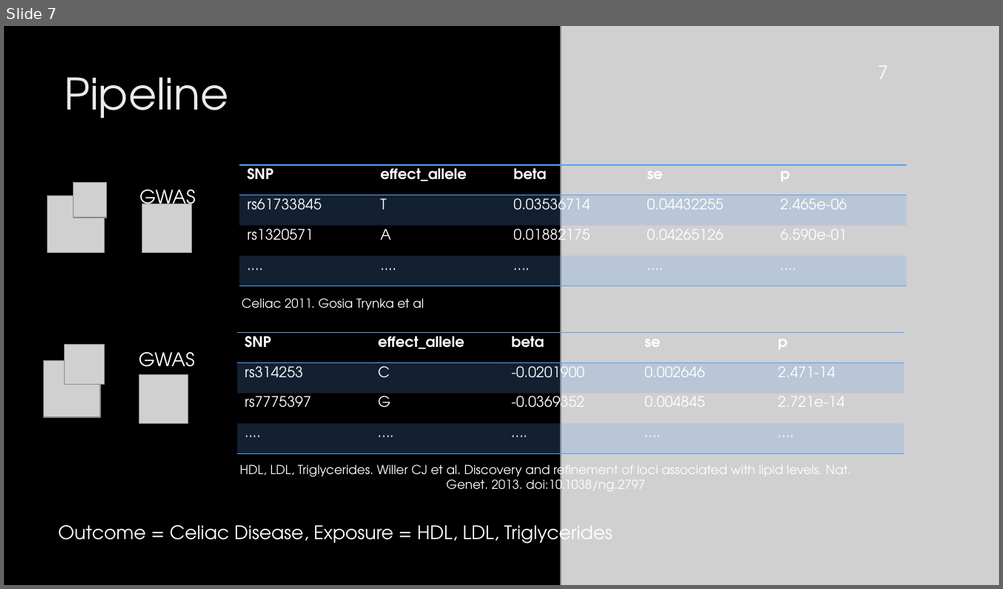
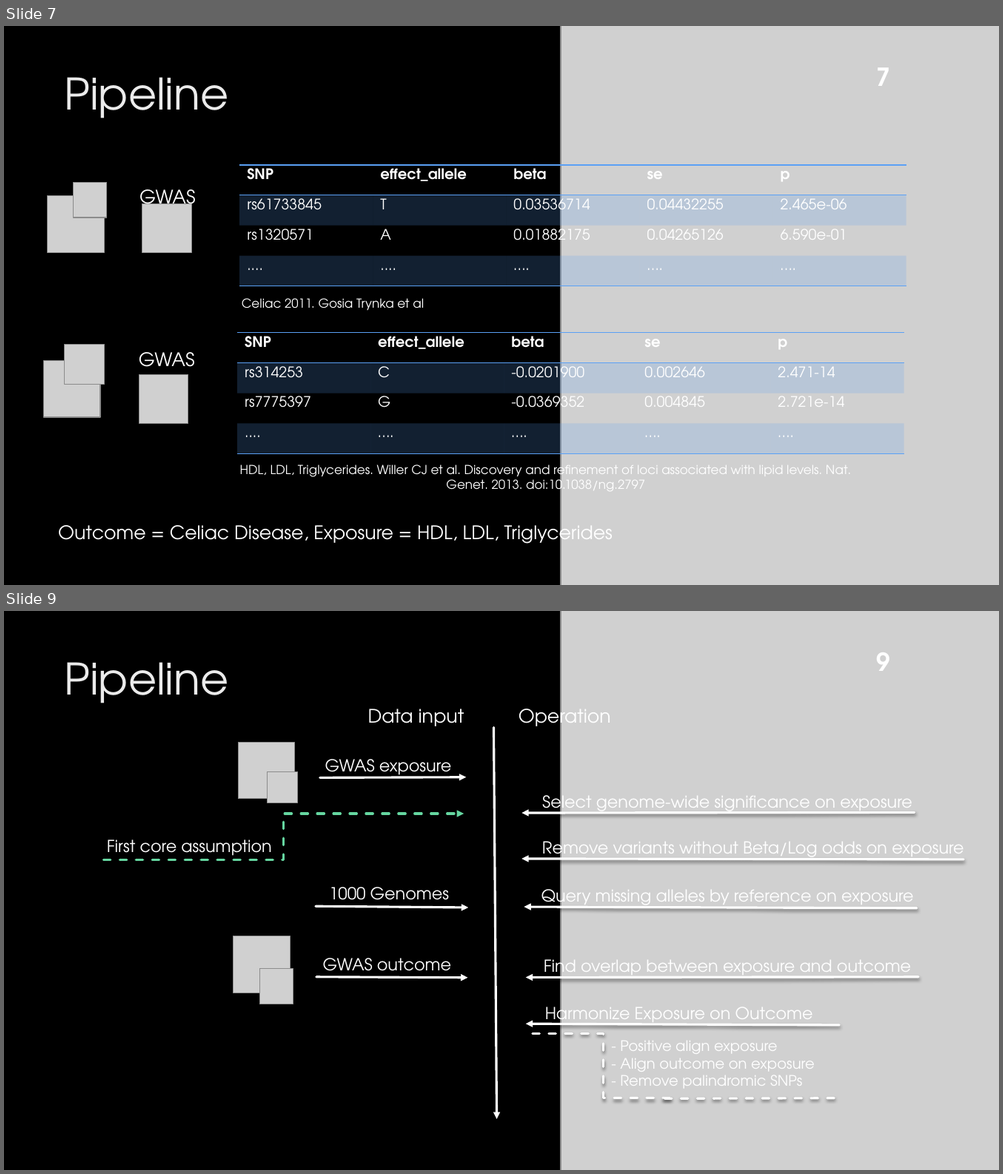
Before and after one commit to matthijsknigge/mendelianrandomization, a slide deck: internship/CeliacDiseaseTriggers.pptx. Shown one above the other, each under a label of ours: slide 7 before the commit, slides 7 and 9 after it; the slides between them are not shown. The pictures are 1003x589 and 1003x1174 pixels, drawn with LibreOffice and Linux fonts; fonts in the diff are those of the drawing; grey boxes stand for pictures; background and template pictures are left out. Boxes give left, top, right and bottom in pixels: in the first picture for what was removed or moved away, otherwise in the second. Text is boxed around its words. In the diff, an @@ line names an element or a change of style, - is before the commit and + after.

```diff
--- a/internship/CeliacDiseaseTriggers.pptx
+++ b/internship/CeliacDiseaseTriggers.pptx
@@ slide 9 added at (x1=4, y1=611, x2=999, y2=1170), background picture (left out); not listed: 1 template element that a slide beside it also shows @@
@@ picture added at (x1=560, y1=611, x2=999, y2=1170) @@
@@ text added at (x1=876, y1=652, x2=890, y2=671), 24 pt, text #FFFFFF, bold @@
+9
@@ title added at (x1=64, y1=662, x2=229, y2=703), 42 pt, text #EBEBEB @@
+Pipeline
@@ text added at (x1=368, y1=709, x2=464, y2=726), 18 pt, text #FFFFFF @@
+Data input
@@ text added at (x1=518, y1=703, x2=611, y2=732), 18 pt, text #FFFFFF @@
+Operation
@@ picture added at (x1=239, y1=742, x2=295, y2=799) @@
@@ arrow added from (493, 727) to (496, 1120), #FFFFFF 2.25 pt @@
@@ text added at (x1=325, y1=759, x2=451, y2=779), 16 pt, text #FFFFFF @@
+GWAS exposure
@@ picture added at (x1=267, y1=772, x2=298, y2=803) @@
@@ arrow added from (319, 778) to (466, 777), #FFFFFF 2.25 pt @@
@@ text added at (x1=542, y1=790, x2=911, y2=815), 16 pt, text #FFFFFF @@
+Select genome-wide significance on exposure
@@ elbow arrow added from (103, 860) to (464, 814), #65D6A0 2.25 pt dashed @@
@@ arrow added from (914, 812) to (522, 813), #FFFFFF 2.25 pt @@
@@ text added at (x1=107, y1=840, x2=271, y2=860), 16 pt, text #FFFFFF @@
+First core assumption
@@ text added at (x1=542, y1=836, x2=963, y2=861), 16 pt, text #FFFFFF @@
+Remove variants without Beta/Log odds on exposure
@@ arrow added from (964, 860) to (522, 859), #FFFFFF 2.25 pt @@
@@ text added at (x1=329, y1=887, x2=449, y2=907), 16 pt, text #FFFFFF @@
+1000 Genomes
@@ text added at (x1=541, y1=884, x2=913, y2=909), 16 pt, text #FFFFFF @@
+Query missing alleles by reference on exposure
@@ arrow added from (316, 906) to (468, 908), #FFFFFF 2.25 pt @@
@@ arrow added from (916, 908) to (524, 907), #FFFFFF 2.25 pt @@
@@ picture added at (x1=233, y1=937, x2=290, y2=993) @@
@@ text added at (x1=323, y1=958, x2=451, y2=979), 16 pt, text #FFFFFF @@
+GWAS outcome
@@ text added at (x1=543, y1=954, x2=910, y2=980), 16 pt, text #FFFFFF @@
+Find overlap between exposure and outcome
@@ picture added at (x1=259, y1=969, x2=293, y2=1005) @@
@@ arrow added from (316, 977) to (467, 978), #FFFFFF 2.25 pt @@
@@ arrow added from (918, 977) to (526, 978), #FFFFFF 2.25 pt @@
@@ text added at (x1=545, y1=1002, x2=813, y2=1027), 16 pt, text #FFFFFF @@
+Harmonize Exposure on Outcome
@@ arrow added from (839, 1025) to (526, 1025), #FFFFFF 2.25 pt @@
@@ elbow line added from (532, 1034) to (674, 1098), #FFFFFF 2.25 pt dashed @@
@@ text added at (x1=620, y1=1041, x2=814, y2=1088), 14 pt, text #FFFFFF @@
+- Positive align exposure
+- Align outcome on exposure
+- Remove palindromic SNPs
@@ line added from (664, 1099) to (836, 1099), #FFFFFF 2.25 pt dashed @@
@@ slide 7 changed as well @@
@@ text "7" at (x1=876, y1=68, x2=890, y2=86): size 18 to 24 pt, bold on @@
```
Also in this commit, not shown: 9 other slides changed, 1 other slide added, 4 other files.
